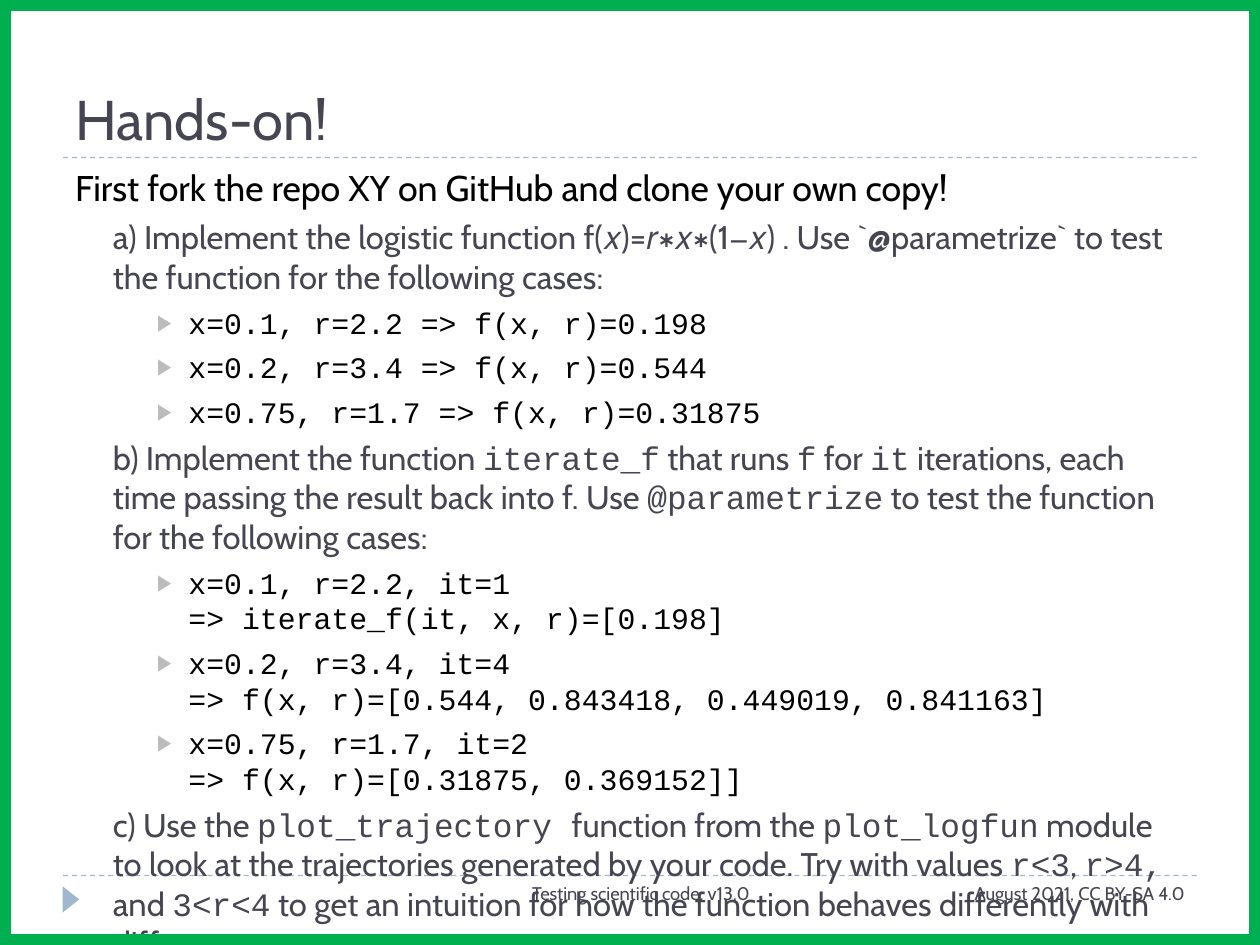
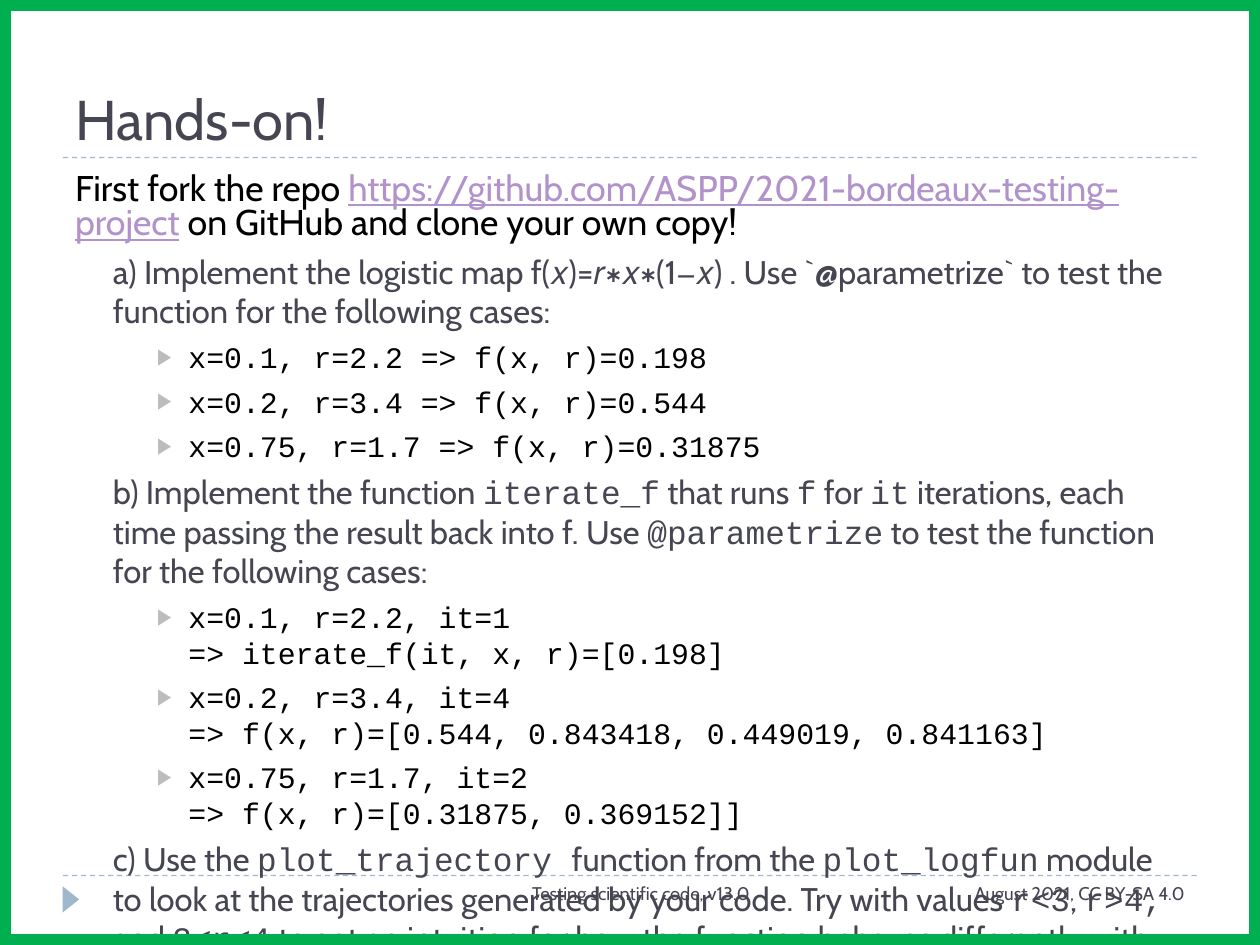
Before and after one commit to ASPP/testing_debugging_profiling, a slide deck: slide 13 of testing_part2.pptx. Drawn at 1260x945 pixels with LibreOffice and Linux fonts; fonts in the diff are those of the drawing. Boxes give left, top, right and bottom in pixels: in the first picture for what was removed or moved away, otherwise in the second. Text is boxed around its words. In the diff, an @@ line names an element or a change of style, - is before the commit and + after.

Commit message:
Make sure that we use "logistic map" instead of "logistic function"

```diff
--- a/testing_part2.pptx
+++ b/testing_part2.pptx
@@ text at bbox=[75, 174, 1163, 331]: text changed; size 18.7 to 20.4 pt @@
-First fork the repo XY on GitHub and clone your own copy!
-  a) Implement the logistic function f(𝑥)=𝑟∗𝑥∗(1−𝑥) . Use `@parametrize` to test the function for the following cases:
+First fork the repo https://github.com/ASPP/2021-bordeaux-testing-project on GitHub and clone your own copy!
+  a) Implement the logistic map f(𝑥)=𝑟∗𝑥∗(1−𝑥) . Use `@parametrize` to test the function for the following cases:
```
Also in this commit, not shown: 5 other slides changed.
